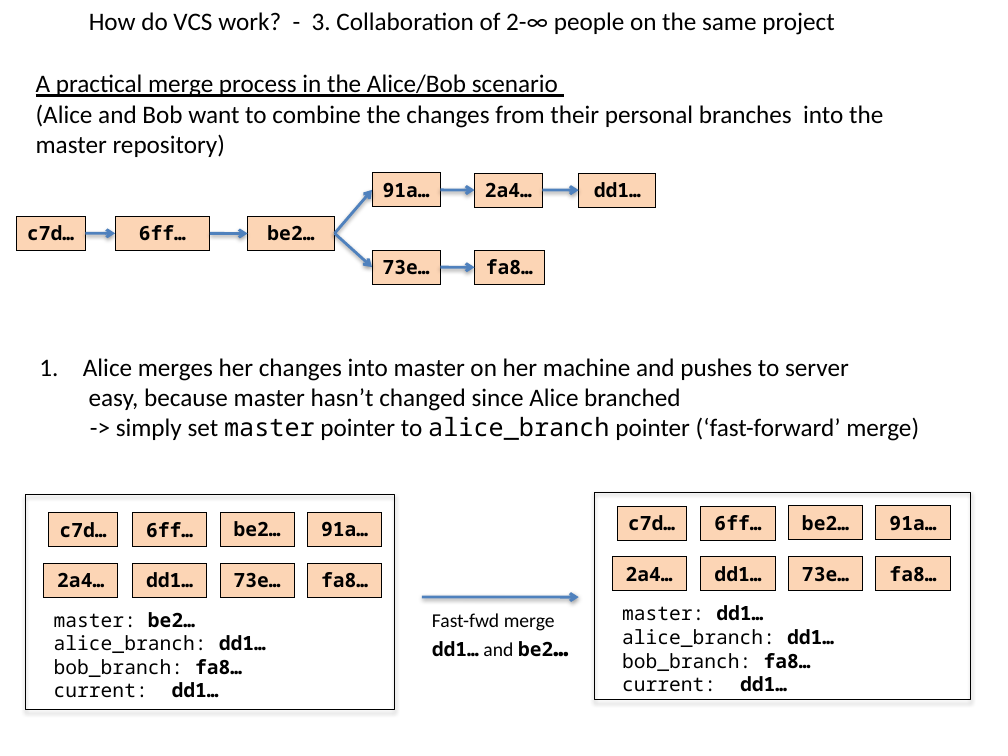
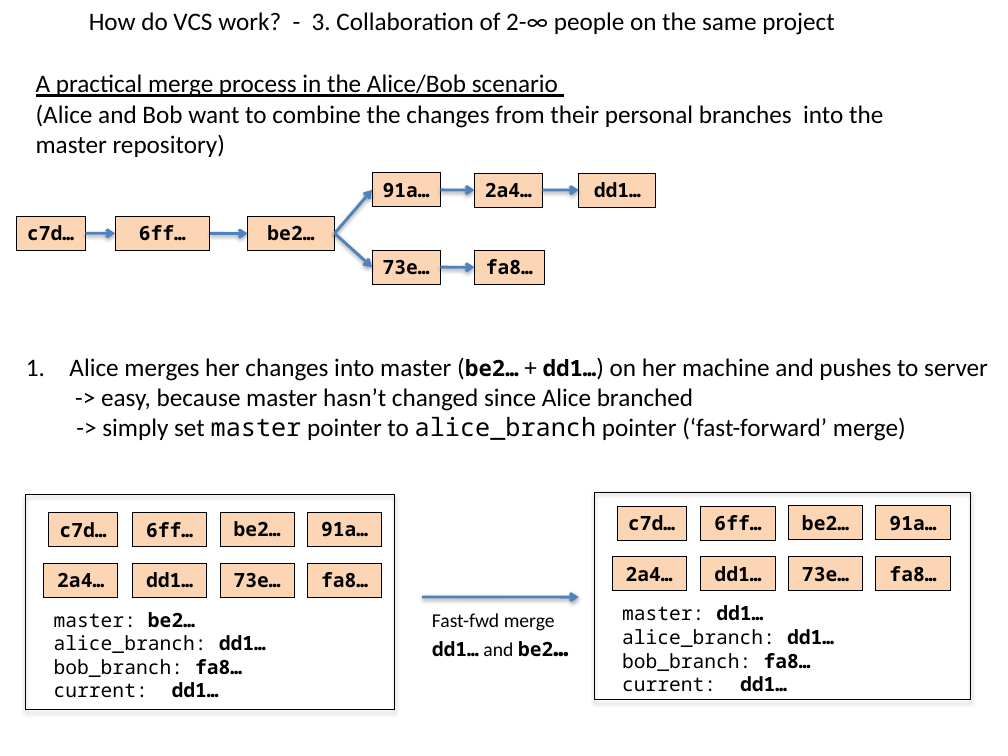
Before and after one commit to flosopher/gittalk, a slide deck: slide 16 of git_python_kurs.pptx (slide 15 before the commit). Drawn at 1008x756 pixels with LibreOffice and Linux fonts; fonts in the diff are those of the drawing. Boxes give left, top, right and bottom in pixels: in the first picture for what was removed or moved away, otherwise in the second. Text is boxed around its words. In the diff, an @@ line names an element or a change of style, - is before the commit and + after.

```diff
--- a/git_python_kurs.pptx
+++ b/git_python_kurs.pptx
@@ text at box(69, 358, 988, 441): text changed @@
-1. Alice merges her changes into master on her machine and pushes to server
-   easy, because master hasn’t changed since Alice branched
-   -> simply set master pointer to alice_branch pointer (‘fast-forward’ merge)
+1. Alice merges her changes into master (be2… + dd1…) on her machine and pushes to server
+   -> easy, because master hasn’t changed since Alice branched
+   -> simply set master pointer to alice_branch pointer (‘fast-forward’ merge)
```
Also in this commit, not shown: 9 other slides changed, 1 slide added.
